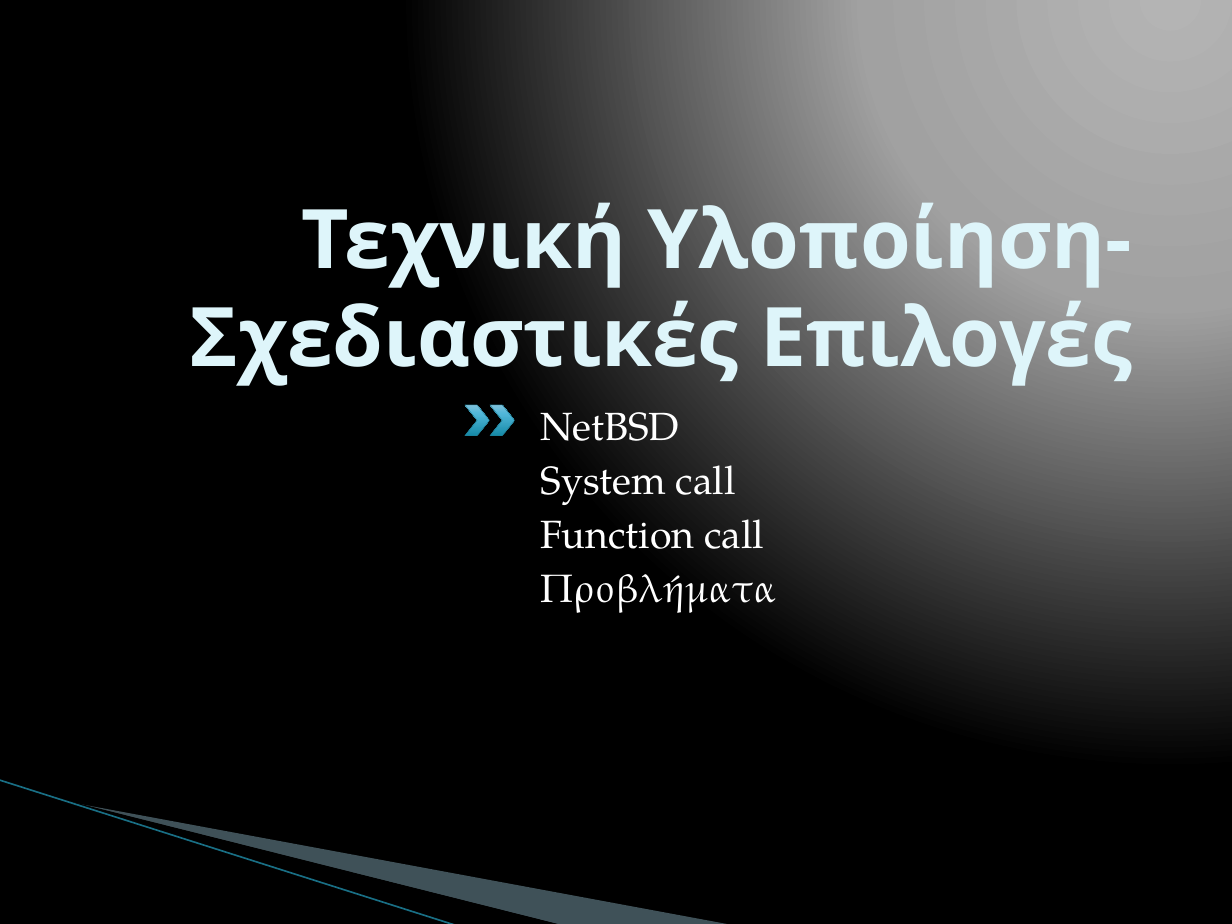
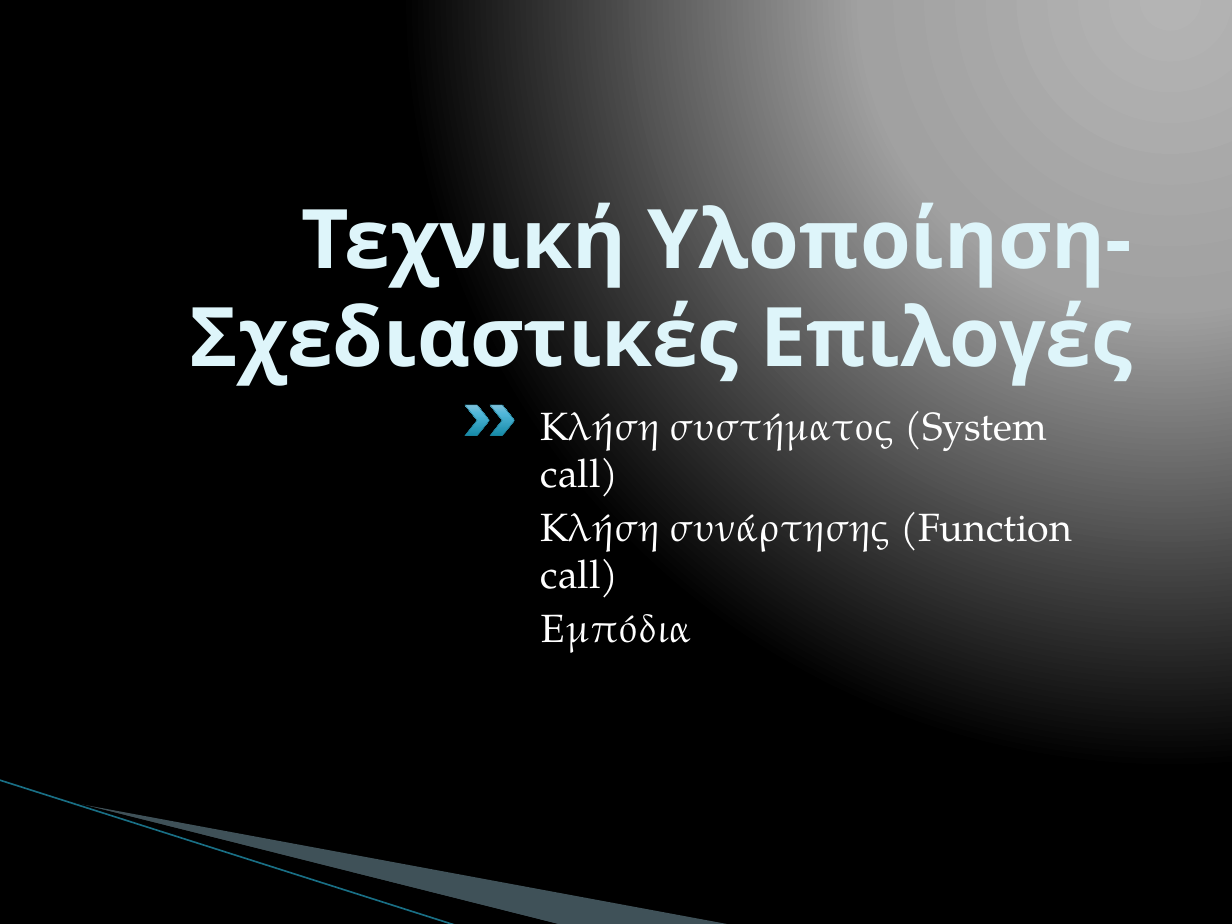
Before and after one commit to GiannhsAravantinos/ntua-diplwmatikh, a slide deck: slide 23 of paper/parousiasiDiplw.pptx. Drawn at 1232x924 pixels with LibreOffice and Linux fonts; fonts in the diff are those of the drawing; background and template pictures are left out. Boxes give left, top, right and bottom in pixels: in the first picture for what was removed or moved away, otherwise in the second. Text is boxed around its words. In the diff, an @@ line names an element or a change of style, - is before the commit and + after.

```diff
--- a/paper/parousiasiDiplw.pptx
+++ b/paper/parousiasiDiplw.pptx
@@ text at (x1=541, y1=411, x2=1072, y2=653): text changed @@
-NetBSD
-System call
-Function call
-Προβλήματα
+Κλήση συστήματος (System call)
+Κλήση συνάρτησης (Function call)
+Εμπόδια
```
Also in this commit, not shown: 30 other slides changed.
